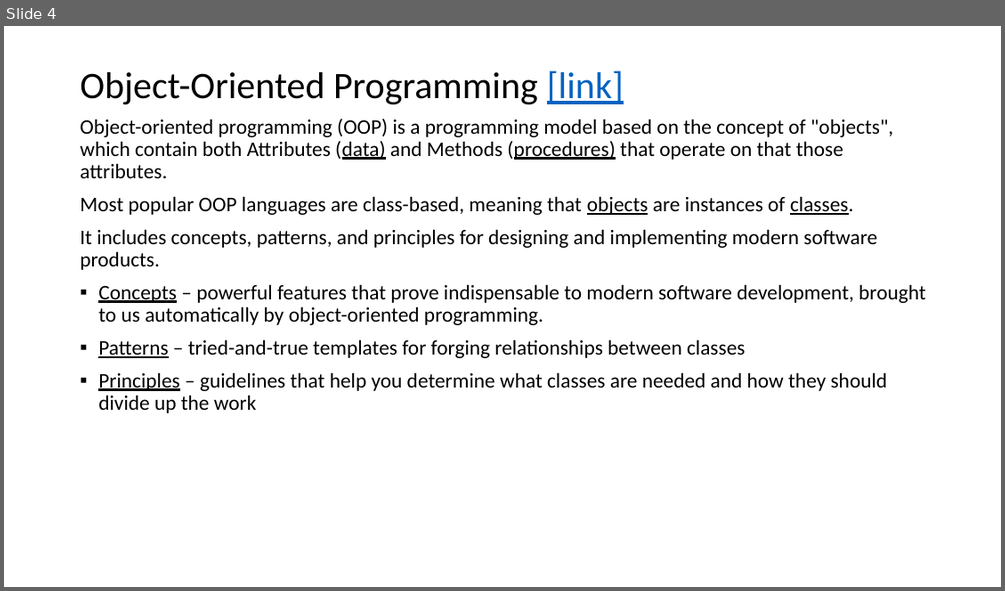
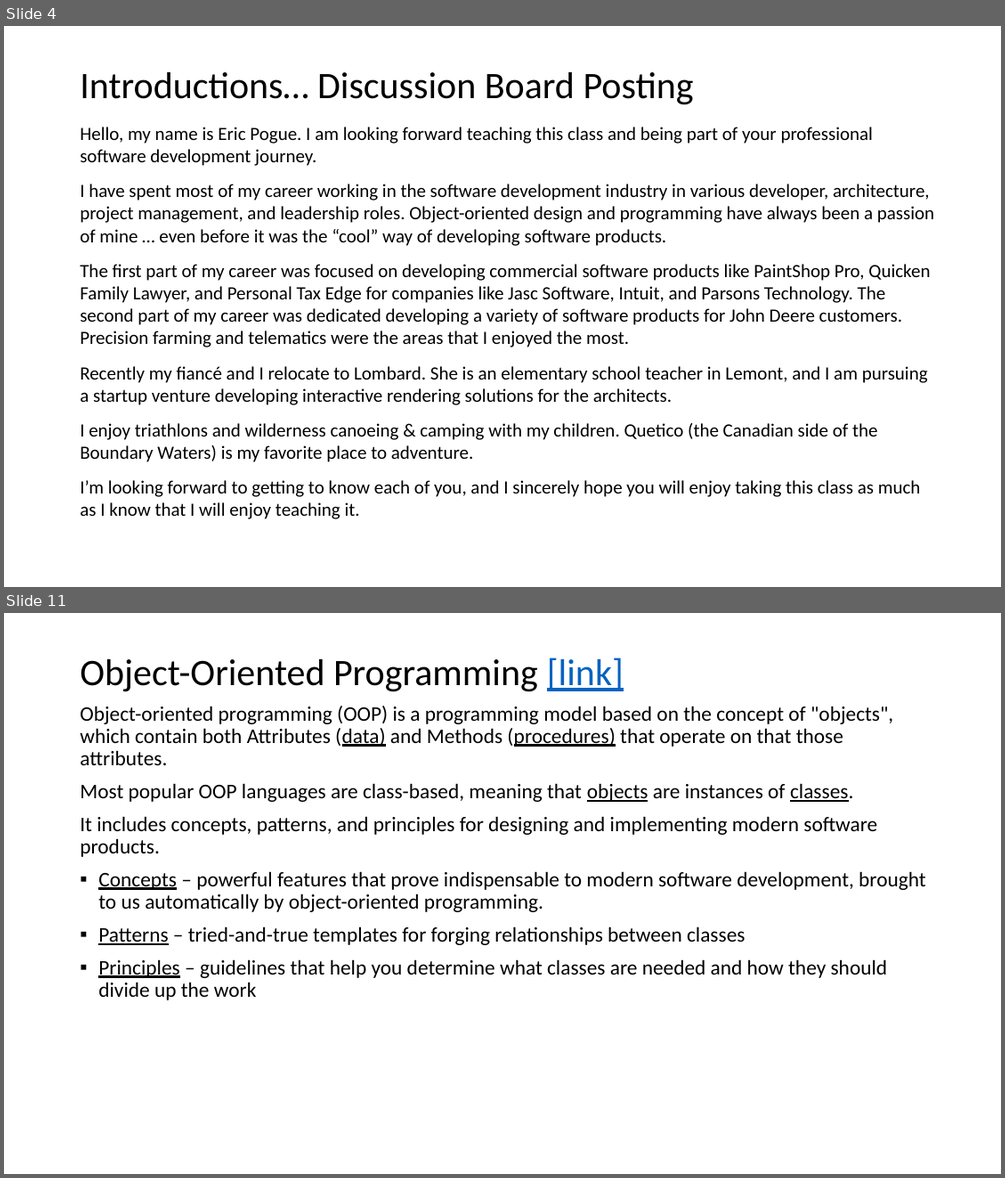
Before and after one commit to EricJPogue/www-epogue-info, a slide deck: CPSC-24500/Week01/2016SpringW01SlidesLecture.pptx. Shown one above the other, each under a label of ours: slide 4 before the commit, slides 4 and 11 after it; the slides between them are not shown. The pictures are 1005x591 and 1005x1178 pixels, drawn with LibreOffice and Linux fonts; fonts in the diff are those of the drawing. Boxes give left, top, right and bottom in pixels: in the first picture for what was removed or moved away, otherwise in the second. Text is boxed around its words. In the diff, an @@ line names an element or a change of style, - is before the commit and + after.

```diff
--- a/CPSC-24500/Week01/2016SpringW01SlidesLecture.pptx
+++ b/CPSC-24500/Week01/2016SpringW01SlidesLecture.pptx
@@ slide 4 added at (4, 26, 1001, 587), background #FFFFFF @@
@@ title added at (80, 72, 694, 105), 36 pt, text #000000 @@
+Introductions… Discussion Board Posting
@@ text added at (80, 127, 934, 519), 18 pt, text #000000 @@
+Hello, my name is Eric Pogue. I am looking forward teaching this class and being part of your professional software development journey.
+I have spent most of my career working in the software development industry in various developer, architecture, project management, and leadership roles. Object-oriented design and programming have always been a passion of mine … even before it was the “cool” way of developing software products.
+The first part of my career was focused on developing commercial software products like PaintShop Pro, Quicken Family Lawyer, and Personal Tax Edge for companies like Jasc Software, Intuit, and Parsons Technology. The second part of my career was dedicated developing a variety of software products for John Deere customers. Precision farming and telematics were the areas that I enjoyed the most.
+Recently my fiancé and I relocate to Lombard. She is an elementary school teacher in Lemont, and I am pursuing a startup venture developing interactive rendering solutions for the architects.
+I enjoy triathlons and wilderness canoeing & camping with my children. Quetico (the Canadian side of the Boundary Waters) is my favorite place to adventure.
+I’m looking forward to getting to know each of you, and I sincerely hope you will enjoy taking this class as much as I know that I will enjoy teaching it.
@@ what was slide 4 is now slide 11 @@
```
Also in this commit, not shown: 4 slides changed, 7 other slides added, 2 other files.
